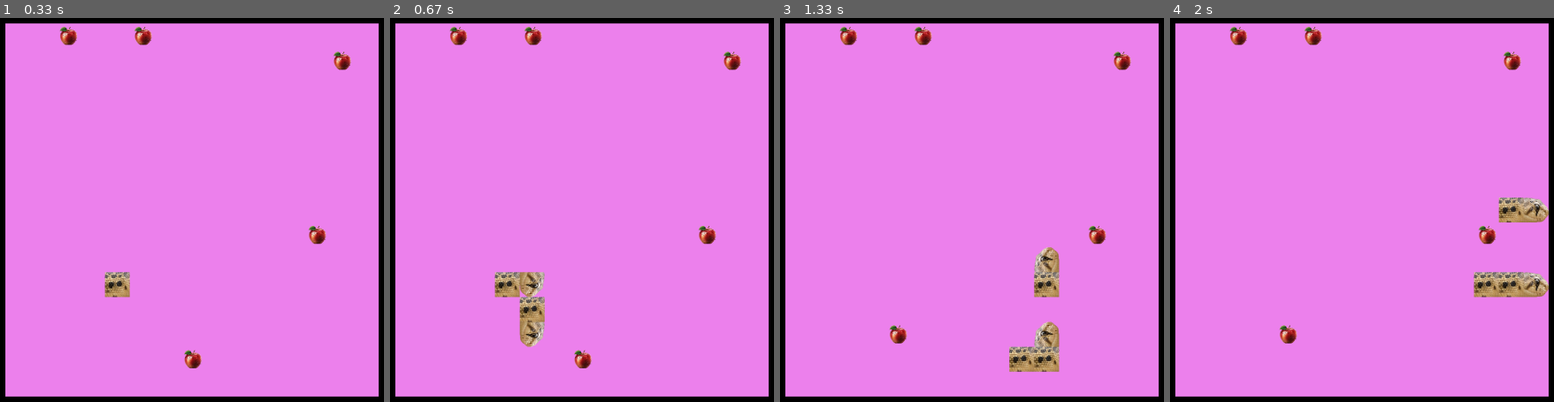
Above: before the commit, frames 1-4 (left to right).
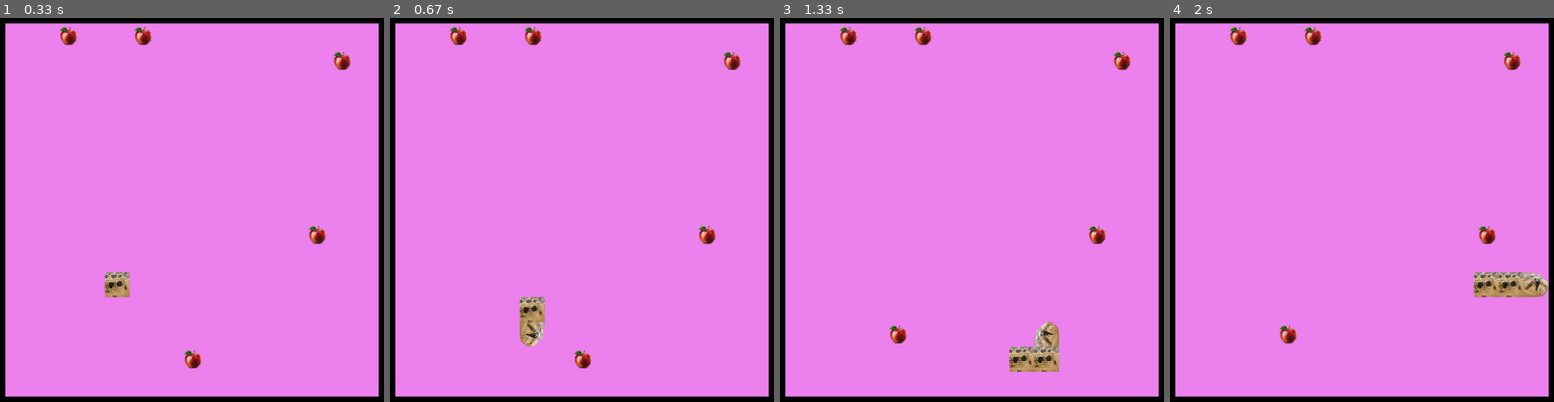
Above: after the commit, the same moments.

Repository: Ezel5826/Wolloko-2025
Game: pygame game, started from Proyectos/proyecto_POO/juego.py
Same seed, same stepped clock (60 frames per second), same inputs: the game is played once before the commit and once after it.
Inputs:
- Up to frame 1 (0.33 s): no input
- Up to frame 2 (0.67 s): tap S at 0.33 s
- Up to frame 3 (1.33 s): hold Right 0.67-1.13 s; hold D 0.67-1.13 s; hold Up from 1.17 s (still down); hold W from 1.17 s (still down)
- Up to frame 4 (2 s): release Up at 1.47 s; release W at 1.47 s; hold Right 1.5-1.97 s; hold D 1.5-1.97 s

Frame 1 is identical in both runs. In frame 2, 0.8% of the frame differs, in the area x 27-41%, y 66-73%; in frame 3, 0.8%; in frame 4, 0.8%.

Commit message:
corrió con imagenes

Diff:
--- a/Proyectos/proyecto_POO/apple_clases.py
+++ b/Proyectos/proyecto_POO/apple_clases.py
@@ -5,9 +5,13 @@
         self.ancho=ancho
         self.alto=alto
         self.feed_increment_size = 1
-        self.type = "normal"
+        self.actual_type = "normal"
         self.state = True
-
+        self.available_tipes={
+            "gold":2,
+            "rotten":-1,
+            "thunderbolt":1
+            }
     def reroll_coords(self,snake,apples):
         while True:
             coords_nuevas=[rn(0, self.ancho-1), rn(0, self.alto-1)]
@@ -16,7 +20,6 @@
                 break
 
     def apple_in_snake(self,snake,apple_):
-
         return apple_ in snake.coords
 
     def apple_in_apples(self,apples,new_apple):
@@ -24,3 +27,12 @@
              if new_apple==apple_.coords:
                 return True
         return False
+    def change_apple_tipe(self):
+        tipes=list(self.available_tipes.keys())
+        print(tipes)
+        while True:
+            select_tipe=tipes[rn(0,len(tipes)-1)]
+            if select_tipe!=self.actual_type:
+                self.feed_increment_size=self.available_tipes.get(select_tipe)
+                self.actual_type=select_tipe
+                break
--- a/Proyectos/proyecto_POO/juego copy.py
+++ b/Proyectos/proyecto_POO/juego copy.py
@@ -1,12 +1,21 @@
 import apple_clases as Apple
 import serpiente_clases as Snake
-
+import time as tm
+from random import randint as rn
 import pygame
 pygame.init()
 screen = pygame.display.set_mode((600,600))
 clock = pygame.time.Clock()
 alto,ancho=15,15
 d_Cubos=35
+time=0
+
+imagenes={
+        "normal":pygame.image.load("Proyectos/proyecto_POO/images/manza_normal.png"),
+        "gold":pygame.image.load("Proyectos/proyecto_POO/images/manzana_de_oro.png"),
+        "rotten":pygame.image.load("Proyectos/proyecto_POO/images/manzana_podrida.png"),
+        "thunderbolt":pygame.image.load("Proyectos/proyecto_POO/images/snake_head.png")}
+
 def mostrar_grilla(dimensiones):
     alto_g = alto*d_Cubos
     ancho_g = ancho*d_Cubos
@@ -58,20 +67,11 @@
     centrado_1 = (dim[1] - ancho_g) / 2
     font = pygame.font.SysFont(None, 20)
     for apple in apples:
-
         x = apple.coords[0] * d_Cubos + centrado_1
         y = apple.coords[1] * d_Cubos + centrado
-        cubozz=pygame.Rect(y,x,d_Cubos,d_Cubos)
-        pygame.draw.rect(screen,"red",cubozz,100)
-        # if apple_[i][3] == "normal":
-        #     normal_apple= pygame.transform.scale(normal_apple, (d_Cubos, d_Cubos))
-        #     screen.blit(normal_apple , (y,x))
-        # if apple_[i][3] == "gold":
-        #     gold_apple= pygame.transform.scale(gold_apple, (d_Cubos, d_Cubos))
-        #     screen.blit(gold_apple , (y,x))
-        # if apple_[i][3] == "rotten":
-        #     rotten_apple= pygame.transform.scale(rotten_apple, (d_Cubos, d_Cubos))
-        #     screen.blit(rotten_apple , (y,x))
+        normal_apple= pygame.transform.scale(imagenes.get(apple.actual_type), (d_Cubos, d_Cubos))
+        screen.blit(normal_apple , (y,x))
+
 
 
 
@@ -84,18 +84,23 @@
     for _ in range(5):
         apples.append(Apple.apple(alto,ancho))
     snakes[0].elegir_comandos(input("ingrese p1 o p2 "))
+    contador_habilidad=tm.perf_counter()
     print(snakes[0].comando_elegido)
     while running:
+        counter_result=tm.perf_counter() - contador_habilidad
         for event in pygame.event.get():
             if event.type == pygame.QUIT:
                 running = False
             if event.type == pygame.KEYDOWN:
-                print(f"tecla presionada {event.key}")
                 for snake in snakes:
                     if event.key in snake.comando_elegido:
                         snake.cambiar_sentido(snake.comando_elegido.get(event.key))
-
-
+        print(counter_result)
+        if counter_result > 3:
+            for apple in apples:
+                print(apple.actual_type)
+            apples[rn(0,len(apples))-1].change_apple_tipe()
+            contador_habilidad=tm.perf_counter()
         screen.fill("black")
         Cambios_dimensionales_pantalla = pygame.display.get_surface().get_size()
         mostrar_grilla(Cambios_dimensionales_pantalla)
@@ -112,6 +117,6 @@
     pygame.quit()
 main()
 
-class game:
-    def __init__(self):
-        self.
+# class game:
+#     def __init__(self):
+#         self.
--- a/Proyectos/proyecto_POO/juego.py
+++ b/Proyectos/proyecto_POO/juego.py
@@ -80,7 +80,6 @@
 def main():
     contador_habilidad=tm.perf_counter()
     Serpiente=serpiente.crear_serpiente()
-    serpent_2=serpiente.crear_serpiente()
     apple_=apple.create_apple(Serpiente)
     running=True
 
@@ -103,19 +102,6 @@
                 if event.key == pygame.K_w:
                     Serpiente[3] = (-1,0)#ABAJO
 
-
-                if event.key ==pygame.K_LEFT:
-                    serpent_2[3] = (0,-1)#IZQUIERDA
-
-                if event.key ==pygame.K_RIGHT:
-                    serpent_2[3] = (0,1)#DERECHA
-
-                if event.key ==pygame.K_DOWN:
-                    serpent_2[3] = (1,0)#ARRIBA
-
-                if event.key ==pygame.K_UP:
-                    serpent_2[3] = (-1,0)#ABAJO
-
                 # if event.key == pygame.K_4:
                 #     Serpiente=serpiente.increment_size(Serpiente)
 
@@ -135,13 +121,9 @@
         mostrar_grilla(Cambios_dimensionales_pantalla)
         mostrar_manzanas(apple_,Cambios_dimensionales_pantalla,normal_apple,gold_apple,rotten_apple)
         mostrar_serpent(Serpiente,Cambios_dimensionales_pantalla,serpent_body,serpent_head,Serpiente[3])
-        mostrar_serpent(serpent_2,Cambios_dimensionales_pantalla,serpent_body,serpent_head,Serpiente[3])
         Serpiente=serpiente.move_serpent(Serpiente)
-        serpent_2=serpiente.move_serpent(serpent_2)
         Serpiente,apple_=serpiente.eat_appl(Serpiente,apple_)
-        serpent_2,apple_=serpiente.eat_appl(serpent_2,apple_)
         apple_ =apple.check_state(apple_,Serpiente)
-        apple_ =apple.check_state(apple_,serpent_2)
         pygame.display.flip()
 
         clock.tick(10)
--- a/Proyectos/proyecto_POO/serpiente_clases.py
+++ b/Proyectos/proyecto_POO/serpiente_clases.py
@@ -1,5 +1,5 @@
 from copy import deepcopy as dp
-from random import randint as rn
+
 class snake:
     def __init__(self,ancho,alto):
         self.coords=[[4,4],[4,5]]
@@ -53,6 +53,7 @@
         if Bool:
             print(i)
             apples[i].reroll_coords(self,apples)
+            apples[i].actual_type = "normal"
             self.dencrement_size(apples[i])
 
     def its_apple_on_snake(self,apples):
